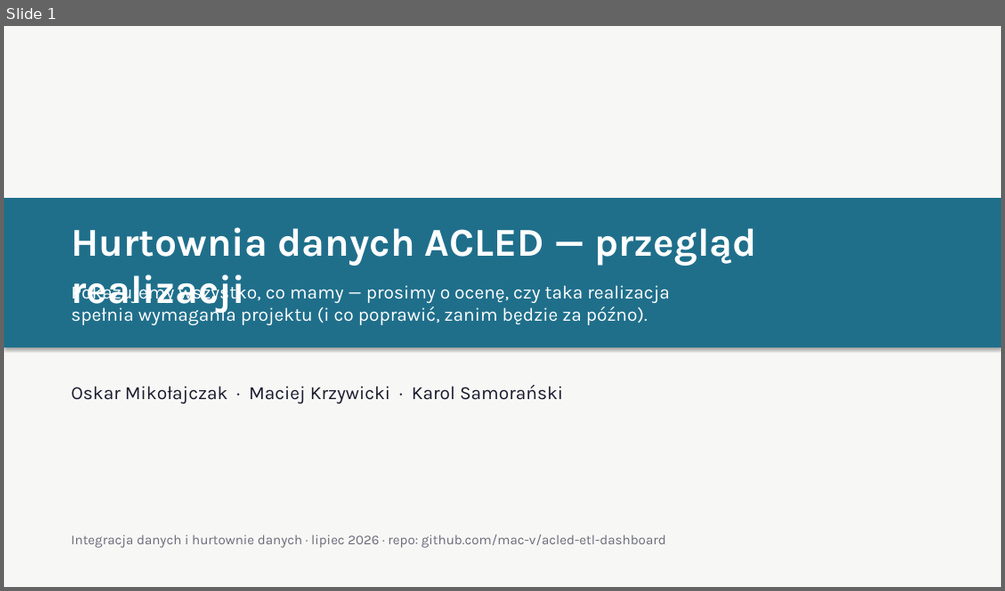
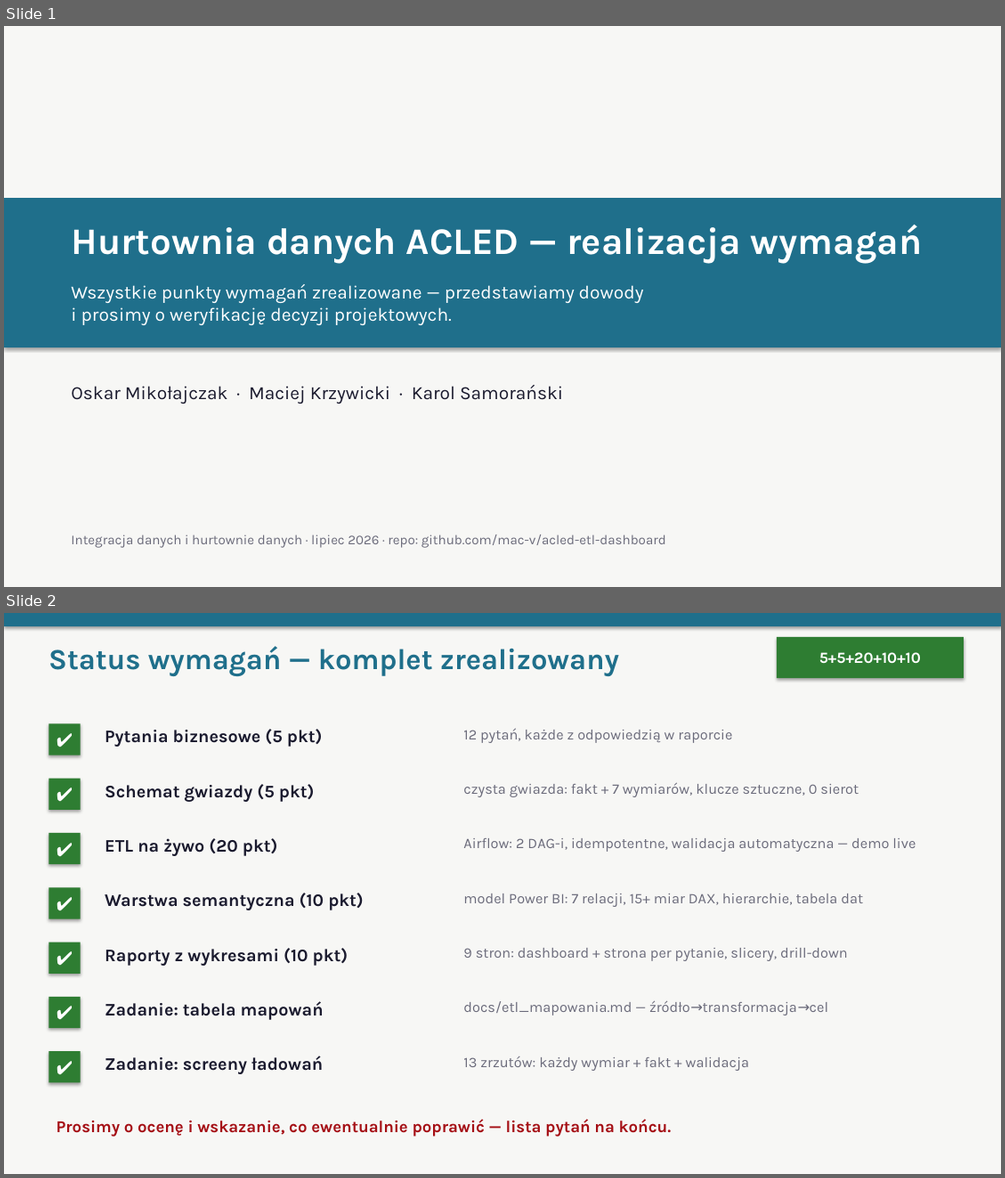
Before and after one commit to oskarfightingthekube/acled-etl-dashboard, a slide deck: docs/prezentacja_obrona.pptx. Shown one above the other, each under a label of ours: slide 1 before the commit, slides 1 and 2 after it. The pictures are 1005x591 and 1005x1178 pixels, drawn with LibreOffice and Linux fonts; fonts in the diff are those of the drawing. Boxes give left, top, right and bottom in pixels: in the first picture for what was removed or moved away, otherwise in the second. Text is boxed around its words. In the diff, an @@ line names an element or a change of style, - is before the commit and + after.

```diff
--- a/docs/prezentacja_obrona.pptx
+++ b/docs/prezentacja_obrona.pptx
@@ slide 2 added at (4, 613, 1001, 1174), background #F7F7F5 @@
@@ rectangle added at (4, 613, 1001, 626), fill #1F6F8B @@
@@ rectangle added at (777, 637, 963, 678), fill #2E7D32, 15 pt, text #FFFFFF, bold @@
+5+5+20+10+10
@@ text added at (48, 646, 619, 676), 28 pt, text #1F6F8B, bold @@
+Status wymagań — komplet zrealizowany
@@ rectangle added at (48, 723, 81, 755), fill #2E7D32, 18 pt, text #FFFFFF, bold @@
+✔
@@ text added at (105, 729, 323, 747), 17 pt, text #1A1A2E, bold @@
+Pytania biznesowe (5 pkt)
@@ text added at (463, 728, 732, 743), 14 pt, text #6B6B7B @@
+12 pytań, każde z odpowiedzią w raporcie
@@ rectangle added at (48, 779, 81, 810), fill #2E7D32, 18 pt, text #FFFFFF, bold @@
+✔
@@ text added at (105, 784, 315, 802), 17 pt, text #1A1A2E, bold @@
+Schemat gwiazdy (5 pkt)
@@ text added at (463, 782, 858, 797), 14 pt, text #6B6B7B @@
+czysta gwiazda: fakt + 7 wymiarów, klucze sztuczne, 0 sierot
@@ rectangle added at (48, 833, 81, 864), fill #2E7D32, 18 pt, text #FFFFFF, bold @@
+✔
@@ text added at (105, 838, 278, 856), 17 pt, text #1A1A2E, bold @@
+ETL na żywo (20 pkt)
@@ text added at (463, 838, 915, 852), 14 pt, text #6B6B7B @@
+Airflow: 2 DAG-i, idempotentne, walidacja automatyczna — demo live
@@ rectangle added at (48, 887, 81, 919), fill #2E7D32, 18 pt, text #FFFFFF, bold @@
+✔
@@ text added at (105, 892, 364, 910), 17 pt, text #1A1A2E, bold @@
+Warstwa semantyczna (10 pkt)
@@ text added at (463, 893, 863, 907), 14 pt, text #6B6B7B @@
+model Power BI: 7 relacji, 15+ miar DAX, hierarchie, tabela dat
@@ rectangle added at (48, 942, 81, 973), fill #2E7D32, 18 pt, text #FFFFFF, bold @@
+✔
@@ text added at (105, 948, 348, 965), 17 pt, text #1A1A2E, bold @@
+Raporty z wykresami (10 pkt)
@@ text added at (463, 948, 848, 961), 14 pt, text #6B6B7B @@
+9 stron: dashboard + strona per pytanie, slicery, drill-down
@@ rectangle added at (48, 997, 81, 1028), fill #2E7D32, 18 pt, text #FFFFFF, bold @@
+✔
@@ text added at (105, 1001, 324, 1020), 17 pt, text #1A1A2E, bold @@
+Zadanie: tabela mapowań
@@ text added at (463, 1000, 828, 1015), 14 pt, text #6B6B7B @@
+docs/etl_mapowania.md — źródło→transformacja→cel
@@ rectangle added at (48, 1051, 81, 1083), fill #2E7D32, 18 pt, text #FFFFFF, bold @@
+✔
@@ text added at (105, 1055, 323, 1074), 17 pt, text #1A1A2E, bold @@
+Zadanie: screeny ładowań
@@ text added at (463, 1056, 750, 1070), 14 pt, text #6B6B7B @@
+13 zrzutów: każdy wymiar + fakt + walidacja
@@ text added at (57, 1119, 672, 1136), 16 pt, text #A50F15, bold @@
+Prosimy o ocenę i wskazanie, co ewentualnie poprawić — lista pytań na końcu.
@@ slide 1 changed as well @@
@@ text at (71, 224, 922, 264): text changed; size 38 to 36 pt @@
-Hurtownia danych ACLED — przegląd realizacji
+Hurtownia danych ACLED — realizacja wymagań
@@ text at (71, 284, 644, 325): text changed @@
-Pokazujemy wszystko, co mamy — prosimy o ocenę, czy taka realizacja
-spełnia wymagania projektu (i co poprawić, zanim będzie za późno).
+Wszystkie punkty wymagań zrealizowane — przedstawiamy dowody
+i prosimy o weryfikację decyzji projektowych.
```
Also in this commit, not shown: 10 other slides changed, 4 other slides added, 3 slides removed.
